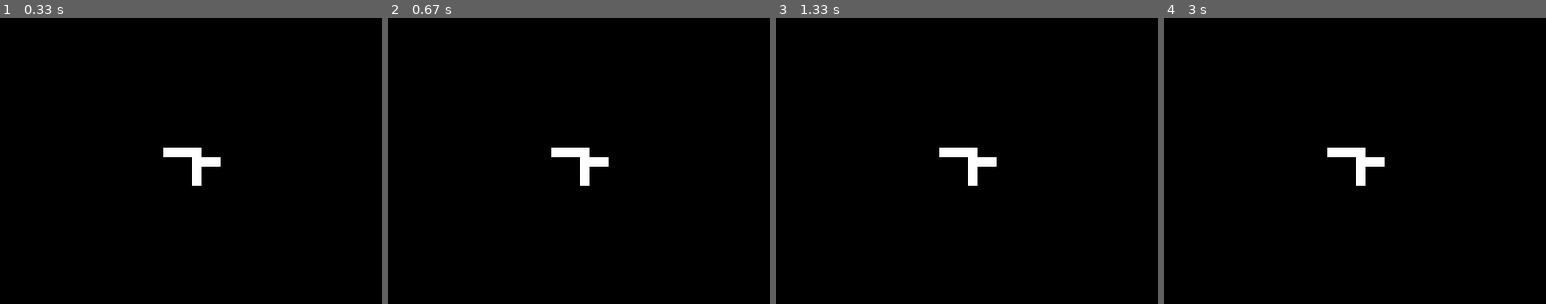
Above: before the commit, frames 1-4 (left to right).
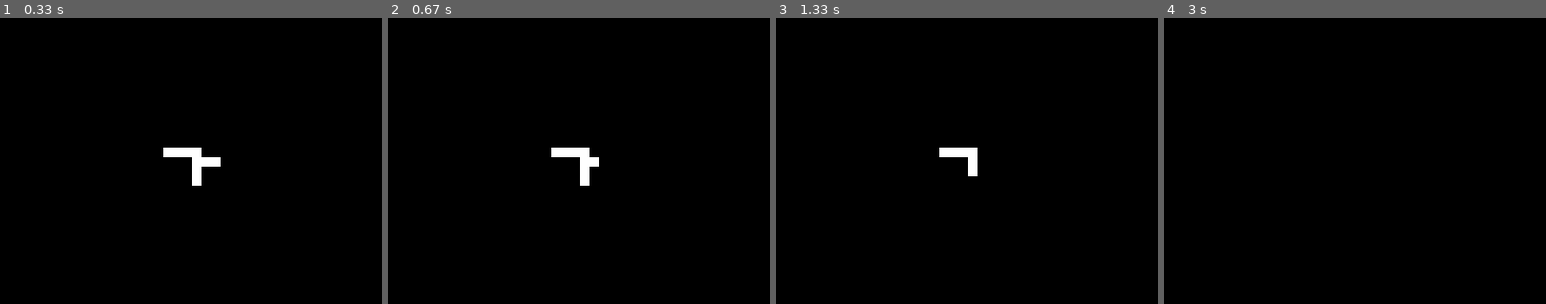
Above: after the commit, the same moments.

Repository: Egal432/game_of_life
Game: pygame game, started from src/gol/main.py
Two runs of this game, one before a commit and one after it. Both use one fixed random seed, a clock stepped at 60 frames per second and the inputs below.
Inputs:
- Up to frame 1 (0.33 s): no input
- Up to frame 2 (0.67 s): tap B at 0.33 s
- Up to frame 3 (1.33 s): tap B at 0.67, 1.07 s
- Up to frame 4 (3 s): tap B at 1.37, 1.57, 1.9, 2.2, 2.4, 2.7, 2.97 s
The pictures show only the part of the screen within x 27-77%, y 27-77%; the shares and areas given below are measured in that part.

Frame 1 is identical in both runs. In frame 2, less than 0.1% of the frame differs, in the area x 55-58%, y 48-52%; in frame 3, 0.2%; in frame 4, 0.8%, in the area x 42-58%, y 45-59%.

Commit message:
added: toggle saves state

Diff:
--- a/src/gol/engine.py
+++ b/src/gol/engine.py
@@ -14,7 +14,10 @@
         self.grid.fill(0)
 
     def toggle(self, x: int, y: int) -> None:
-        self.grid[y, x] ^= 1
+        if not (0 <= x < self.width and 0 <= y < self.height):
+            return
+        self._save_state()
+        self.grid[y, x] = 1 - self.grid[y, x]
 
     def alive(self, x: int, y: int) -> bool:
         return bool(self.grid[y, x])
--- a/tests/test_engine.py
+++ b/tests/test_engine.py
@@ -30,3 +30,13 @@
     game.undo()
 
     assert np.array_equal(game.grid, before)
+
+
+def test_toggle_can_be_undone():
+    game = GameOfLife(5, 5)
+
+    game.toggle(2, 2)
+    assert game.grid[2, 2] == 1
+
+    game.undo()
+    assert game.grid[2, 2] == 0
